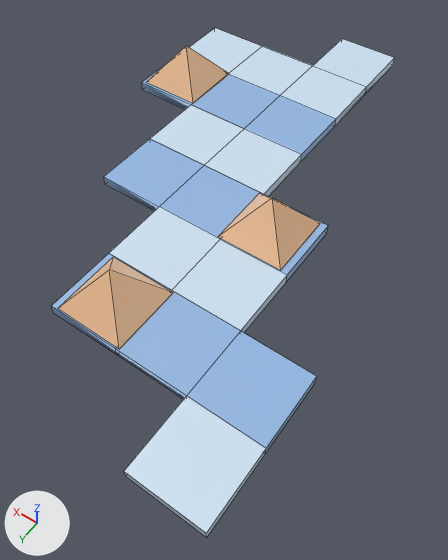
An edit to the FBX model Assets/models/trap/triMove.fbx, drawn before and after from the same camera.
Before and after are seen from a camera (50 mm lens) standing at (-13.7, 18.4, 20.5) and looking at (-3.1, 3.6, -2.7). The axes (+X, +Y, +Z) are drawn at lower left. The lights are the same throughout. Both versions are drawn at frame 29 of the action 'CINEMA_4D___'; the numbers are the values there. Mesh edges are drawn as thin lines.

In view in the first picture: 'floor', 'floor_2', 'move', 'move_2', 'move_3'.
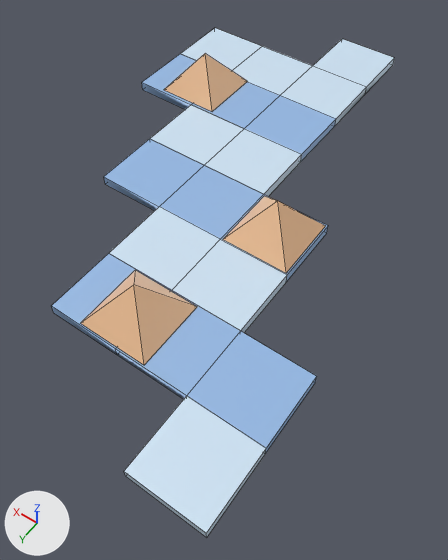
Edits to the scene script, one JSON object a line:
```json
{"op": "set", "path": "ob_move.location", "old": "(327.1, 0.0, -681.0)", "new": "(202.2, 0.0, -681.0)"}
{"op": "set", "path": "ob_move_2.location", "old": "(27.98, 0.0, 16.14)", "new": "(-0.107, 0.0, 16.14)"}
{"op": "set", "path": "ob_move_3.location", "old": "(1038.0, 0.0, 727.1)", "new": "(911.5, 0.0, 727.1)"}
```

What differs and where, as boxes [x1, y1, x2, y2] in the pictures (448 x 560 px):
```json
{"object": "move", "change": "moved", "before": [58, 257, 173, 349], "after": [81, 270, 197, 365]}
{"object": "move_2", "change": "moved", "before": [218, 193, 320, 270], "after": [223, 196, 325, 273]}
{"object": "move_3", "change": "moved", "before": [147, 46, 229, 103], "after": [164, 54, 247, 111]}
```
